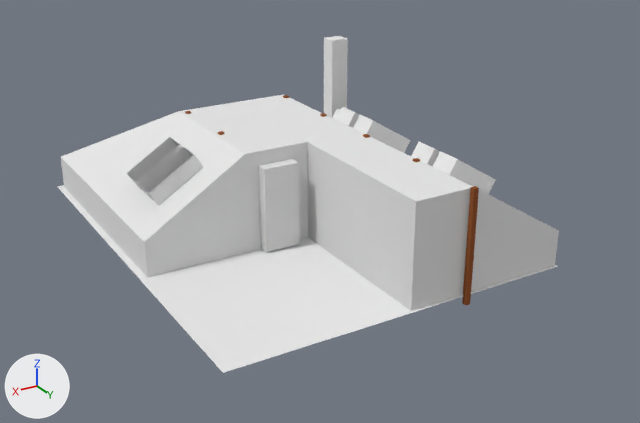
One commit to the Blender file roof/roof2.blend: the scene before it, then after it.
Camera for both pictures: a camera (50 mm lens) standing at (11.04, 11.8, 8.28) and looking at (0.78, -5.29, -0.26). Every picture has the same lights, and +X, +Y and +Z are marked at lower left.

Script lines for the objects in view, before the commit:
```python
me_cube = bpy.data.meshes.new('Cube')
me_cube.from_pydata(...)  # 151 vertices, 141 faces, 2 loose edges; spans x -4.84..6.36, y -5.71..5.51, z -1.28..2.21
me_cube.materials.append(mat_wall)  # white #e7e7e7
me_plane_003 = bpy.data.meshes.new('Plane.003')
me_plane_003.from_pydata(...)  # a box spanning x -0.06..0.06, y -0.06..0.06, z -1.36..1.36; a box spanning x -0.06..0.06, y 1.94..2.06, z -1.36..1.36
me_plane_003.materials.append(mat_wood)  # brown #925632
me_plane_005 = bpy.data.meshes.new('Plane.005')
me_plane_005.from_pydata([(-4.27, -5.49, 0.0), (4.27, -5.49, 0.0), (-4.27, 5.49, 0.0), (4.27, 5.49, 0.0)], [], [(0, 1, 3, 2)])
me_plane_005.materials.append(mat_floor)  # its picture is missing
ob_floor = bpy.data.objects.new('floor', me_plane_005)
ob_floor.location = (1.11, -6.63, -0.99)
ob_pilar2 = bpy.data.objects.new('Pilar2', me_plane_003)
ob_pilar2.location = (2.5, -9.11, 0.19)
ob_room = bpy.data.objects.new('room', me_cube)
ob_room.location = (0.32, -6.32, 0.27)
# also in view: 'Pilar' at (-0.41, -5.11, 0.19); 'kemeny' at (-1.99, -9.07, 0.91)
```
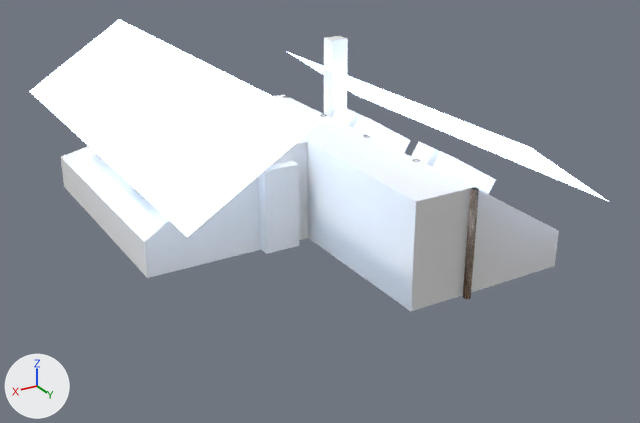
Changed parts and their boxes (x1, y1, x2, y2) in the pictures (640 x 423 px):
'Plane.001', added: after (29, 19, 321, 237)
'floor', hidden: before (57, 185, 558, 373)
'Plane', added: after (286, 51, 608, 201)
'Plane.002', added: after (79, 202, 555, 312)
'Pilar2', deleted: before (185, 111, 224, 135)

The change, as a list of edits to the scene's bpy script:
```text
Add mat_area_light:
    mat_area_light = emission_material('area_light')
    mat_area_light.base_color = (0.47, 0.597, 0.8)  # blue #b6cbe7
    mat_area_light.strength = 5.0
Add me_plane_006:
    me_plane_006.from_pydata([(-1.53, -6.12, -0.07), (1.42, -5.99, -0.07), (-1.58, 4.13, 0.14), (1.37, 4.26, 0.14)], [], [(0, 1, 3, 2)])
    me_plane_006.materials.append(mat_area_light)  # blue #b6cbe7
Add me_floor_frame:
    me_floor_frame.from_pydata(...)  # 51 vertices, 34 faces; spans x -8.33..0.0, y -0.02..10.8, z -0.03..0.01
    me_floor_frame.materials.append(mat_floor)  # its picture is missing
Change ob_floor:
    add ob_floor.hide_set(True)  # its collection is switched off
Remove ob_pilar2:
    ob_pilar2 = bpy.data.objects.new('Pilar2', me_plane_003)
    ob_pilar2.location = (2.5, -9.11, 0.19)
Add ob_plane:
    ob_plane = bpy.data.objects.new('Plane', me_plane_006)
    ob_plane.location = (-2.63, -4.67, 1.56)
    ob_plane.rotation_euler = (-0.0244, 2.54, 0.00168)  # degrees (-1.4, 146, 0.1)
Add ob_plane_001:
    ob_plane_001 = bpy.data.objects.new('Plane.001', me_plane_006)
    ob_plane_001.location = (4.84, -4.67, 3.1)
    ob_plane_001.rotation_euler = (-0.0262, 3.716, 0.00165)  # degrees (-1.5, 213, 0.1)
Add ob_plane_002:
    ob_plane_002 = bpy.data.objects.new('Plane.002', me_floor_frame)
    ob_plane_002.location = (5.21, -12.01, -0.98)
```
